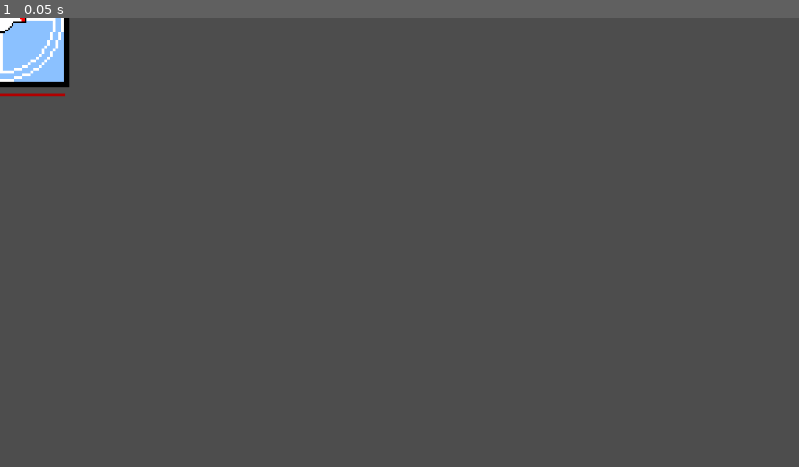
Above: before the commit, frame 1.
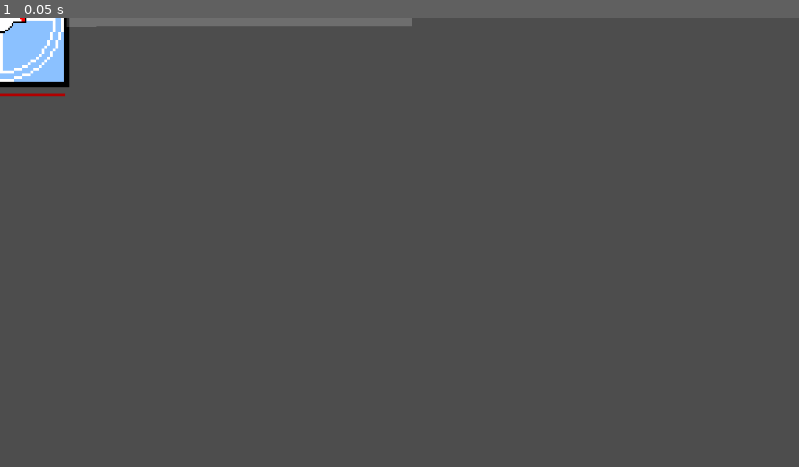
Above: after the commit, the same moment.

Repository: dwlee0802/BusinessTD
Game: Godot game, scene res://Scenes/HQ.tscn
Same seed, same stepped clock (60 frames per second), same inputs: the game is played once before the commit and once after it. This scene is started directly instead of the project's main scene.
Inputs:
- Up to frame 1 (0.05 s): no input

The runs differ from the first frame. In frame 1, 0.8% of the frame differs, in the area x 8-52%, y 0-3%.
Error before the commit: Invalid access to property or key 'operationFunds' on a base object of type 'Window'. (res://Scenes/turret.gd:69)

Commit message:
Added AP for ammo option.

Diff:
--- a/Scenes/HQ.tscn
+++ b/Scenes/HQ.tscn
@@ -9,7 +9,10 @@
 [sub_resource type="RectangleShape2D" id="RectangleShape2D_e8nbd"]
 size = Vector2(201, 199)
 
-[sub_resource type="CircleShape2D" id="CircleShape2D_0avfn"]
+[sub_resource type="RectangleShape2D" id="RectangleShape2D_e7pca"]
+size = Vector2(200, 15)
+
+[sub_resource type="CircleShape2D" id="CircleShape2D_c5605"]
 radius = 600.0
 
 [node name="HQ" type="CharacterBody2D"]
@@ -17,7 +20,6 @@
 script = ExtResource("1_njw0n")
 
 [node name="CollisionShape2D" type="CollisionShape2D" parent="."]
-position = Vector2(-0.5, -0.5)
 shape = SubResource("RectangleShape2D_e8nbd")
 debug_color = Color(0.972549, 0, 0.447059, 0.419608)
 
@@ -31,11 +33,19 @@
 scale = Vector2(2.4, 2.4)
 texture = ExtResource("3_1kfn8")
 
-[node name="ShapeCast2D" type="ShapeCast2D" parent="."]
-shape = SubResource("CircleShape2D_0avfn")
+[node name="APShapeCast" type="ShapeCast2D" parent="TurretBarrelSprite"]
+position = Vector2(143.75, 0)
+scale = Vector2(1.01952, 3.14959)
+shape = SubResource("RectangleShape2D_e7pca")
 target_position = Vector2(0, 0)
 collision_mask = 10
 script = ExtResource("4_sn4ns")
+
+[node name="APAreaSprite" type="Sprite2D" parent="TurretBarrelSprite/APShapeCast"]
+modulate = Color(1, 1, 1, 0.188235)
+rotation = -0.000442344
+scale = Vector2(203.477, 3.23246)
+texture = ExtResource("5_lwoue")
 
 [node name="Healthbar" type="Sprite2D" parent="."]
 modulate = Color(0.698039, 0, 0, 1)
@@ -43,3 +53,9 @@
 scale = Vector2(200, 4)
 texture = ExtResource("5_lwoue")
 centered = false
+
+[node name="ShapeCast2D" type="ShapeCast2D" parent="."]
+shape = SubResource("CircleShape2D_c5605")
+target_position = Vector2(0, 0)
+collision_mask = 10
+script = ExtResource("4_sn4ns")
--- a/Scenes/UnitMenu.gd
+++ b/Scenes/UnitMenu.gd
@@ -2,14 +2,17 @@
 
 var game
 
+var ammoChoiceMenu
+
 # Called when the node enters the scene tree for the first time.
 func _ready():
 	game = get_parent().get_parent().get_parent().get_parent()
-
+	ammoChoiceMenu = get_node("AmmoChoiceMenu/OptionButton")
 
 # Called every frame. 'delta' is the elapsed time since the previous frame.
 func _process(delta):
 	if game.selectedUnit != null:
+		ammoChoiceMenu.selected = game.selectedUnit.ammoType
 		visible = true
 		var name
 		if game.selectedUnit.type == 2:
@@ -22,11 +25,11 @@
 				name = "Turret at "
 				get_node("SellButton").visible = true
 				get_node("Name").text = name + str(game.selectedUnit.placedTile.row) + ", " + str(game.selectedUnit.placedTile.col)
-				get_node("Upkeep").text = "Upkeep: " + str(game.selectedUnit.upkeep[game.selectedUnit.type])
+				get_node("Upkeep").text = "Upkeep: " + str(game.selectedUnit.fireRateMode - 1 + game.selectedUnit.upkeep[game.selectedUnit.type])
 			elif game.selectedUnit.type == 1:
 				name = "HQ at "
 				get_node("SellButton").visible = false
 				get_node("Name").text = name + str(game.selectedUnit.placedTile.row) + ", " + str(game.selectedUnit.placedTile.col)
-				get_node("Upkeep").text = "Upkeep: " + str(game.selectedUnit.upkeep[game.selectedUnit.type])
+				get_node("Upkeep").text = "Upkeep: " + str(game.selectedUnit.fireRateMode - 1 + game.selectedUnit.upkeep[game.selectedUnit.type])
 	else:
 		visible = false
--- a/Scenes/attackRange.gd
+++ b/Scenes/attackRange.gd
@@ -5,5 +5,4 @@
 	var output = []
 	for i in range(get_collision_count()):
 		output.append(get_collider(i))
-
 	return output
--- a/Scenes/enemyUnit.gd
+++ b/Scenes/enemyUnit.gd
@@ -5,7 +5,7 @@
 
 var attackTarget
 
-@export var speed: int = 50
+@export var speed: int = 100
 
 var healthBar
 
@@ -43,7 +43,7 @@
 func ReceiveHit(amount):
 	hitPoints -= amount
 #	healthBar.scale.x = 32 * hitPoints / maxHitPoints
-#	game.MakeDamagePopup(position, amount, Color.RED)
+	game.MakeDamagePopup(position, amount, Color.RED)
 
 
 func GameEnded():
--- a/Scenes/enemyUnit.tscn
+++ b/Scenes/enemyUnit.tscn
@@ -5,7 +5,7 @@
 [ext_resource type="Texture2D" uid="uid://bqyshusuhavsd" path="res://Art/single_white_pixel.png" id="3_ja4bq"]
 
 [sub_resource type="CircleShape2D" id="CircleShape2D_fvuth"]
-radius = 15.0333
+radius = 16.0
 
 [node name="EnemyUnit" type="CharacterBody2D"]
 collision_layer = 10
--- a/Scenes/game.tscn
+++ b/Scenes/game.tscn
@@ -171,6 +171,7 @@
 text = "Abort Operation?"
 
 [node name="UnitMenu" type="Label" parent="Camera/CanvasLayer/InGameUI"]
+layout_mode = 0
 offset_left = 833.0
 offset_top = 500.0
 offset_right = 973.0
@@ -253,6 +254,7 @@
 
 [node name="High" type="Button" parent="Camera/CanvasLayer/InGameUI/UnitMenu/AttackSpeedMenu"]
 modulate = Color(1, 0, 0, 1)
+layout_mode = 0
 offset_left = 96.0
 offset_top = 24.0
 offset_right = 141.0
@@ -262,6 +264,7 @@
 
 [node name="Low" type="Button" parent="Camera/CanvasLayer/InGameUI/UnitMenu/AttackSpeedMenu"]
 modulate = Color(0.67451, 1, 1, 1)
+layout_mode = 0
 offset_top = 24.0
 offset_right = 45.0
 offset_bottom = 55.0
--- a/Scenes/turret.gd
+++ b/Scenes/turret.gd
@@ -6,8 +6,8 @@
 # 0: turret, 1: HQ, 2: Drill
 var type: int = 0
 
-var attackMode
-var ammoType
+var ammoType: int = 0
+var ammoTypeFireRate = [1, 0.9, 1, 1]
 
 var targets = []
 
@@ -27,6 +27,12 @@
 var placedTile
 
 var upkeep = [3, 5, 2]
+var upkeepLow = [3, 5, 2]
+var upkeepHigh = [3, 5, 2]
+
+var upkeepHolder: float = 0
+
+const piercingShotRange = 100
 
 # Called when the node enters the scene tree for the first time.
 func _ready():
@@ -63,80 +69,95 @@
 	if healthBar.scale.x > healthBarSize * hitPoints / maxHitPoints:
 		healthBar.scale.x -= delta * 140
 
-	if isHQ:
-		game.operationFunds += -5 * delta
-	else:
-		game.operationFunds += -3 * delta
+	if upkeepHolder > 1:
+		game.operationFunds -= upkeep[type] + fireRateMode - 1
+		upkeepHolder = 0
+
+	upkeepHolder += delta
 
 
 
 func _physics_process(delta):
-	# choose the closest target
-	targets = get_node("ShapeCast2D").GetColliders()
+	fireRateHolder += delta
+	if fireRateHolder > fireRate * fireRateModifier * ammoTypeFireRate[ammoType]:
+		# choose the closest target
+		targets = get_node("ShapeCast2D").GetColliders()
 
-	if len(targets) == 0:
-		return
+		if len(targets) == 0:
+			return
 
-	var currentTarget
-	var currentDist = 10000
+		var currentTarget
+		var currentDist = 10000
 
-	for i in range(len(targets)):
-		if i > 10:
-			break
-		if targets[i] == null:
-			continue
-		var thisDist
-		thisDist = global_position.distance_to(targets[i].global_position)
-		if thisDist < currentDist:
-			currentTarget = targets[i]
-			currentDist = thisDist
+		for i in range(len(targets)):
+			if i > 10:
+				break
+			if targets[i] == null:
+				continue
+			var thisDist
+			thisDist = global_position.distance_to(targets[i].global_position)
+			if thisDist < currentDist:
+				currentTarget = targets[i]
+				currentDist = thisDist
 
-	# turn turret towards target
-	if currentTarget != null:
-		get_node("TurretBarrelSprite").rotation = global_position.angle_to_point(currentTarget.position)
 
-		# attack target
-		fireRateHolder += delta
-		if fireRateHolder > fireRate:
-			currentTarget.ReceiveHit(randi_range(20, 40))
+		# turn turret towards target
+		if currentTarget != null:
+			get_node("TurretBarrelSprite").rotation = global_position.angle_to_point(currentTarget.position)
+
+			# attack target
+			if ammoType == 0:
+				currentTarget.ReceiveHit(randi_range(20, 40))
+			elif ammoType == 1:
+				var hitstuff = get_node("TurretBarrelSprite/APShapeCast").GetColliders()
+				for item in hitstuff:
+					if item != null:
+						item.ReceiveHit(randi_range(20, 40))
+
+				print(len(hitstuff))
+
 			fireRateHolder = 0
 
 
 func hit(damage):
 	print("hit!")
-	hitPoints -= 100
+#	hitPoints -= 100
 	game.MakeDamagePopup(position, damage, Color.LAVENDER_BLUSH)
 
 
-func ChangeFireRate(type):
-	fireRateMode = type
+func ChangeFireRate(ammotype):
+	fireRateMode = ammotype
 
 	# low
-	if type == 0:
-		fireRateModifier *= 0.75
+	if fireRateMode == 0:
+		fireRateModifier = 1.5
 	# base
-	if type == 1:
-		fireRateModifier *= 1
+	if fireRateMode == 1:
+		fireRateModifier = 1
 	# high
-	if type == 2:
-		fireRateModifier *= 0.75
+	if fireRateMode == 2:
+		fireRateModifier = 0.5
 
-	print("changed fire rate to ", type)
+	print("changed fire rate to ", ammotype)
 
-func ChangeAmmoType(type):
-	ammoType = type
+
+func ChangeAmmoType(ammotype):
+	ammoType = ammotype
+
+	get_node("TurretBarrelSprite/APShapeCast/APAreaSprite").visible = false
 
 	# regular
-	if type == 0:
+	if ammoType == 0:
 		print("changed ammo to regular")
 	# AP
-	if type == 1:
+	if ammoType == 1:
 		print("changed ammo to AP")
+		get_node("TurretBarrelSprite/APShapeCast/APAreaSprite").visible = true
 	# Incendiary
-	if type == 2:
+	if ammoType == 2:
 		print("changed ammo to Incendiary")
 	# Incendiary AP
-	if type == 2:
+	if ammoType == 2:
 		print("changed ammo to Incendiary AP")
 
 
--- a/Scenes/turret.tscn
+++ b/Scenes/turret.tscn
@@ -8,6 +8,9 @@
 
 [sub_resource type="RectangleShape2D" id="RectangleShape2D_e8nbd"]
 size = Vector2(76, 76)
+
+[sub_resource type="RectangleShape2D" id="RectangleShape2D_ccikx"]
+size = Vector2(580, 15)
 
 [sub_resource type="CircleShape2D" id="CircleShape2D_gbq8q"]
 radius = 600.0
@@ -31,6 +34,21 @@
 scale = Vector2(2.4, 2.4)
 texture = ExtResource("2_d7vnd")
 
+[node name="APShapeCast" type="ShapeCast2D" parent="TurretBarrelSprite"]
+position = Vector2(127.083, 0)
+scale = Vector2(0.4248, 1.31233)
+shape = SubResource("RectangleShape2D_ccikx")
+target_position = Vector2(0, 0)
+collision_mask = 10
+script = ExtResource("4_6shgm")
+
+[node name="APAreaSprite" type="Sprite2D" parent="TurretBarrelSprite/APShapeCast"]
+visible = false
+modulate = Color(1, 1, 1, 0.188235)
+position = Vector2(15.6937, 0)
+scale = Vector2(541.431, 7.62004)
+texture = ExtResource("5_2kkv7")
+
 [node name="ShapeCast2D" type="ShapeCast2D" parent="."]
 shape = SubResource("CircleShape2D_gbq8q")
 target_position = Vector2(0, 0)
Not shown: 1 places in Scenes/HQ.tscn that only renumber resources
Not shown: 1 places in Scenes/turret.tscn that only renumber resources
